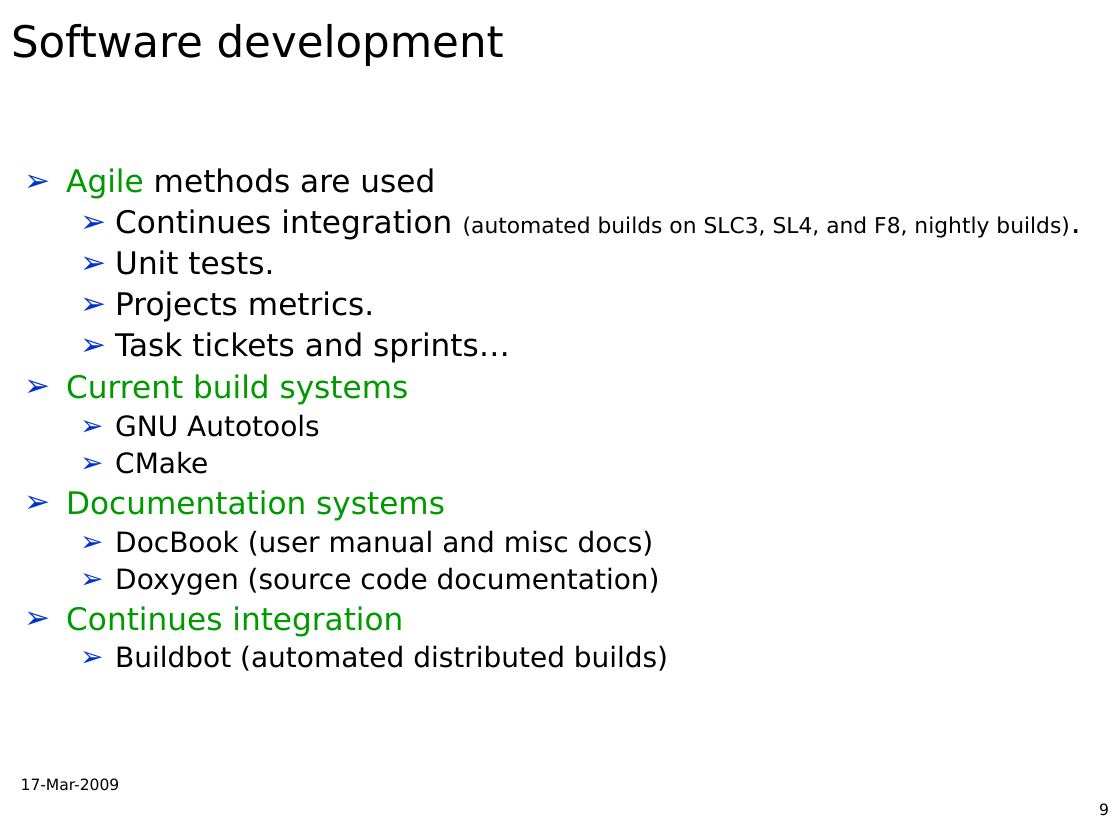
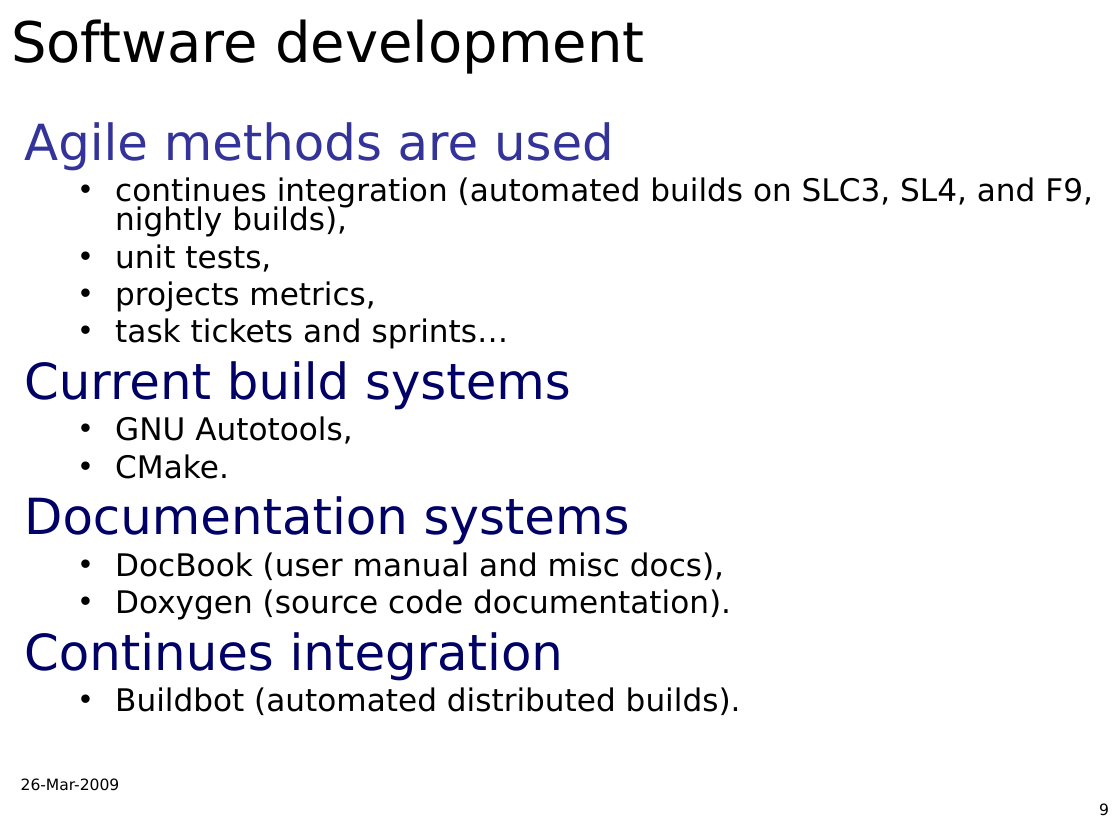
Before and after one commit to AnarManafov/PoDDocumentation, a slide deck: slide 9 of CHEP/CHEP2009/CHEP2009-PoD-AnarManafov.ppt. Drawn at 1120x840 pixels with LibreOffice and Linux fonts; fonts in the diff are those of the drawing; background and template pictures are left out. Boxes give left, top, right and bottom in pixels: in the first picture for what was removed or moved away, otherwise in the second. Text is boxed around its words. In the diff, an @@ line names an element or a change of style, - is before the commit and + after.

```diff
--- a/CHEP/CHEP2009/CHEP2009-PoD-AnarManafov.ppt
+++ b/CHEP/CHEP2009/CHEP2009-PoD-AnarManafov.ppt
@@ title "Software development" at box(11, 19, 644, 73): size 28 to 36 pt @@
@@ text at box(24, 122, 630, 681): size 20 to 32 pt in "Agile methods are used", "Current build systems", "Documentation systems", "Continues integration"; text colour #009900 to #333399 in "Agile"; text colour #000000 to #333399 in "methods are used"; text colour #009900 to #000066 in "Current build systems", "Documentation systems", "Continues integration"; bullet ➢ to none; line spacing 0.9 to 0.8; more space between paragraphs @@
@@ text at box(115, 177, 1093, 349): text changed @@
-  ➢ Continues integration (automated builds on SLC3, SL4, and F8, nightly builds).
-  ➢ Unit tests.
-  ➢ Projects metrics.
-  ➢ Task tickets and sprints…
+  • continues integration (automated builds on SLC3, SL4, and F9, nightly builds),
+  • unit tests,
+  • projects metrics,
+  • task tickets and sprints…
@@ text at box(115, 416, 352, 479): text changed; size 18 to 20 pt @@
-  ➢ GNU Autotools
-  ➢ CMake
+  • GNU Autotools,
+  • CMake.
@@ text at box(115, 552, 731, 620): text changed; size 18 to 20 pt @@
-  ➢ DocBook (user manual and misc docs)
-  ➢ Doxygen (source code documentation)
+  • DocBook (user manual and misc docs),
+  • Doxygen (source code documentation).
@@ text at box(115, 687, 741, 715): text changed; size 18 to 20 pt @@
-  ➢ Buildbot (automated distributed builds)
+  • Buildbot (automated distributed builds).
@@ text at box(21, 778, 120, 791): text changed @@
-17-Mar-2009
+26-Mar-2009
```
Also in this commit, not shown: 9 other slides changed.
